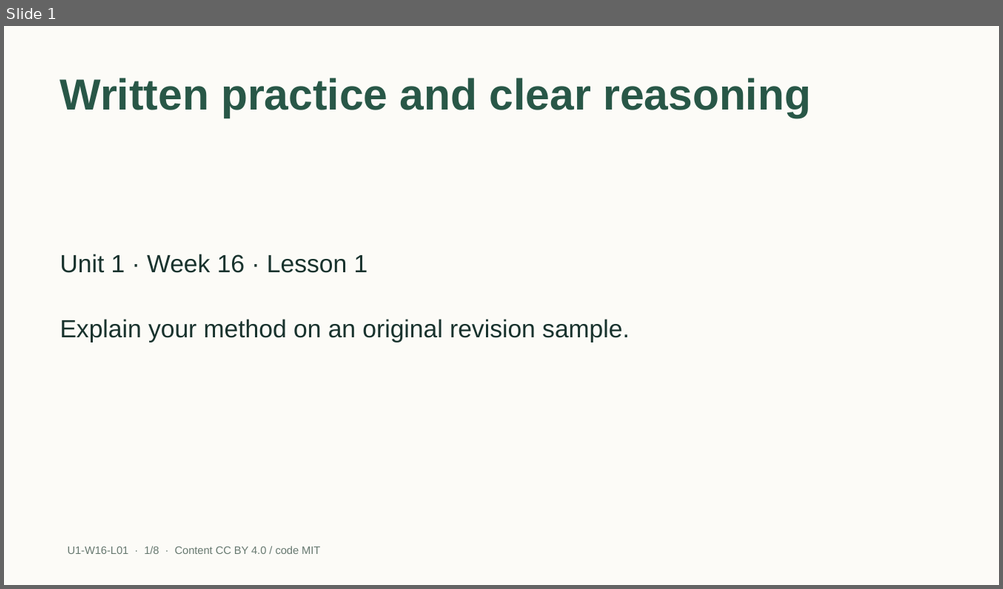
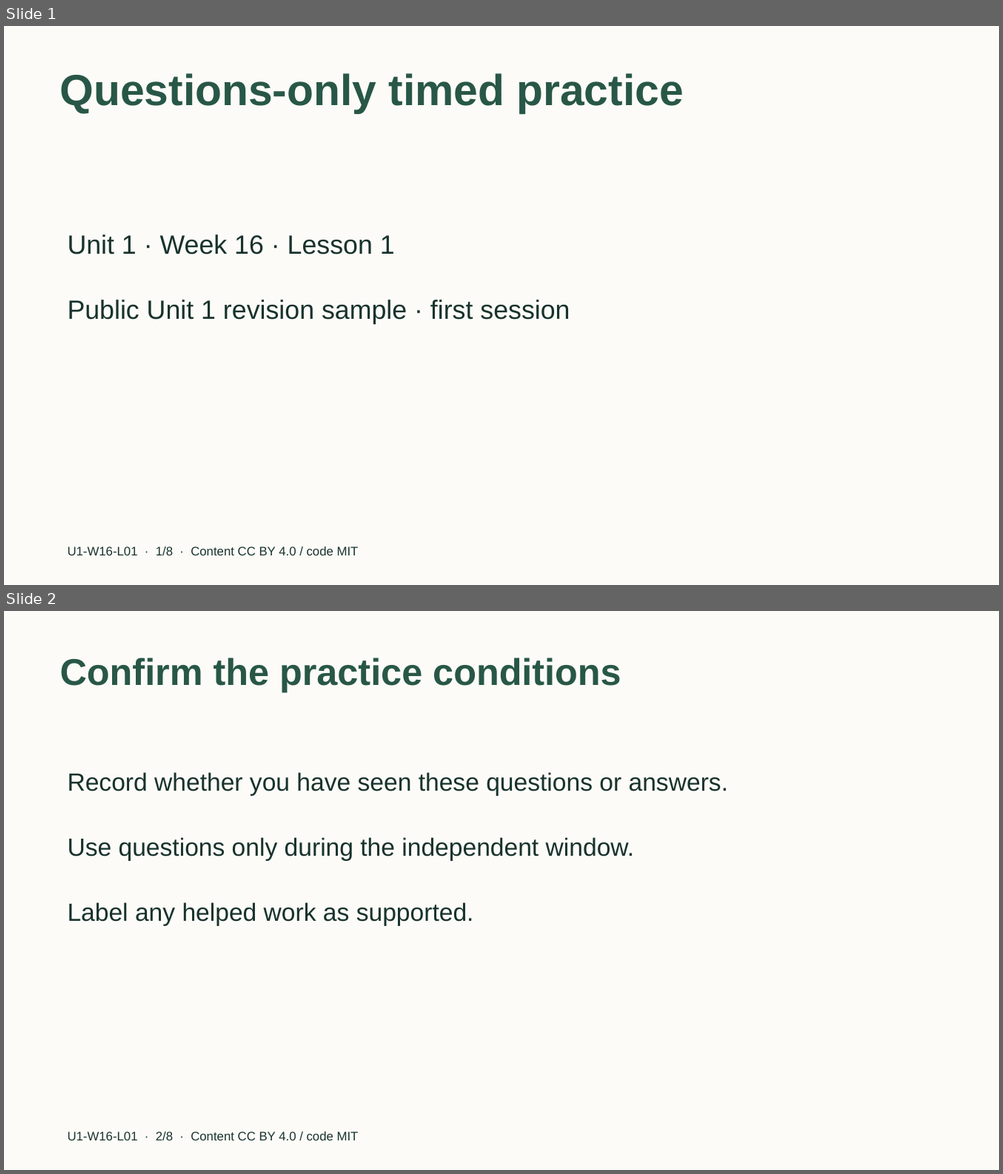
Before and after one commit to EdugenIO/cs-atar-textbook, a slide deck: dist/slides/u1-w16-l01.pptx. Shown one above the other, each under a label of ours: slide 1 before the commit, slides 1 and 2 after it. The pictures are 1003x589 and 1003x1174 pixels, drawn with LibreOffice and Linux fonts; fonts in the diff are those of the drawing. Boxes give left, top, right and bottom in pixels: in the first picture for what was removed or moved away, otherwise in the second. Text is boxed around its words. In the diff, an @@ line names an element or a change of style, - is before the commit and + after.

```diff
--- a/dist/slides/u1-w16-l01.pptx
+++ b/dist/slides/u1-w16-l01.pptx
@@ slide 2 added at [4,611,999,1170], background #FCFBF7 @@
@@ title added at [60,658,620,692], 36 pt, text #285747, bold @@
+Confirm the practice conditions
@@ text added at [68,772,728,796], 24 pt, text #18322D @@
+Record whether you have seen these questions or answers.
@@ text added at [68,837,634,861], 24 pt, text #18322D @@
+Use questions only during the independent window.
@@ text added at [68,903,474,926], 24 pt, text #18322D @@
+Label any helped work as supported.
@@ text added at [68,1132,358,1141], 12 pt, text #18322D @@
+U1-W16-L01 · 2/8 · Content CC BY 4.0 / code MIT
@@ slide 1 changed as well @@
@@ title at [60,73,683,113]: text changed @@
-Written practice and clear reasoning
+Questions-only timed practice
@@ text "Unit 1 · Week 16 ..." at [68,235,395,255]: size 24 to 25.5 pt; vertical alignment middle to top @@
@@ text "Public Unit 1 revision sample ..." at [68,300,569,324]: vertical alignment middle to top @@
@@ text at [68,300,569,324]: text changed; size 24 to 25.5 pt @@
-Explain your method on an original revision sample.
+Public Unit 1 revision sample · first session
@@ text "U1-W16-L01 · 1/8 · Content ..." at [68,547,358,556]: size 10.5 to 12 pt, text colour #66786F to #18322D @@
```
Also in this commit, not shown: 6 other slides added, 7 slides removed, 40 other files.
